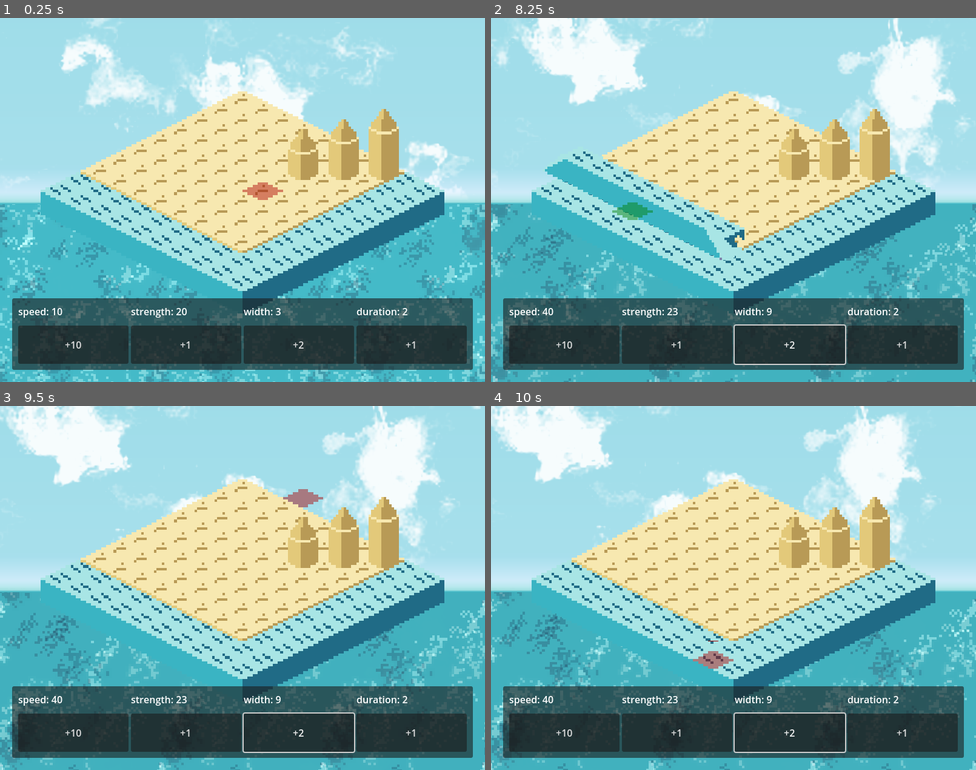
Above: before the commit, frames 1-4 (two rows, left to right).
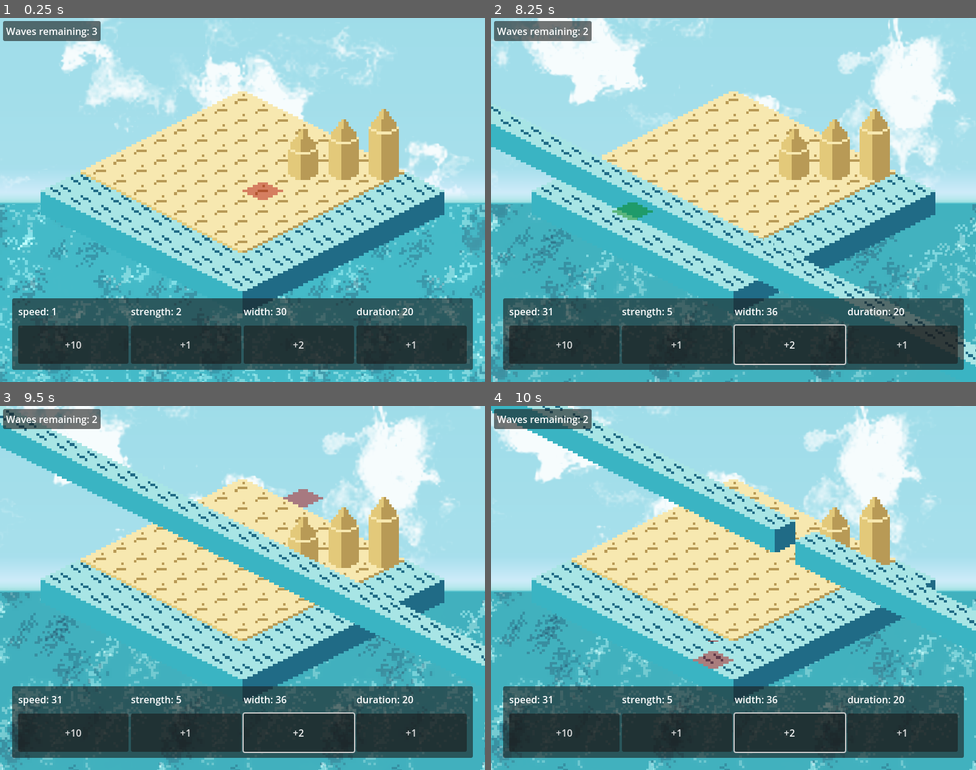
Above: after the commit, the same moments.

Repository: macmist/game-off-2025-waves
Game: Godot game, scene res://scene.tscn
Two runs of this game, one before a commit and one after it. Both use one fixed random seed, a clock stepped at 60 frames per second and the inputs below.
Inputs (mouse positions are in pixels of both pictures, inside the frame that each line leads up to):
- Up to frame 1 (0.25 s): no input
- Up to frame 2 (8.25 s): click "+10" at 0.5 s; click "+1" at 1.25 s; click "+2" at 2 s; click "+10" at 2.75 s; click "+1" at 3.5 s; click "+2" at 4.25 s; click "+10" at 5 s; click "+1" at 5.75 s; click "+2" at 6.5 s; move the mouse to (840, 181) at 7.27 s; click (840, 181) at 7.42 s; move the mouse to (636, 218) at 8.02 s; click (636, 218) at 8.17 s
- Up to frame 3 (9.5 s): move the mouse to (291, 507) at 8.77 s; click (291, 507) at 8.92 s
- Up to frame 4 (10 s): move the mouse to (709, 660) at 9.52 s; click (709, 660) at 9.67 s

The runs differ from the first frame. In frame 1, 1.2% of the frame differs, in the area x 0-86%, y 0-82%; in frame 2, 5.8%; in frame 3, 11%, in the area x 0-100%, y 0-82%; in frame 4, 9.2%.

Commit message:
chore: added properties to level.txt, added waves count, beginning of game over setting

Diff:
--- a/components/waves/Wave.tscn
+++ b/components/waves/Wave.tscn
@@ -2,7 +2,7 @@
 
 [ext_resource type="Script" path="res://wave.gd" id="1_qw8cp"]
 
-[node name="Wave" type="Node2D"]
+[node name="Wave" type="Node2D" groups=["Wave"]]
 z_index = 1
 z_as_relative = false
 y_sort_enabled = true
--- a/components/waves/wave_generator.gd
+++ b/components/waves/wave_generator.gd
@@ -71,7 +71,8 @@
 
 
 func _on_marker_tile_clicked(pos: Vector2, dir: DIRECTION) -> void:
-	print("received direction: ", dir)
-	start_position = pos
-	direction = dir
-	build_wave()
+	if Game.num_of_waves.current > 0:
+		start_position = pos
+		direction = dir
+		build_wave()
+		Game.num_of_waves.current -= 1
--- a/in_game_menu.gd
+++ b/in_game_menu.gd
@@ -1,6 +1,7 @@
 extends CanvasLayer
 
 @onready var bottom_menu: HBoxContainer = $"MarginContainer/PanelContainer/MarginContainer/Bottom Menu"
+@onready var waves_remaining: RichTextLabel = $"MarginContainer2/PanelContainer/MarginContainer/Waves Remaining"
 
 const TEXT_WITH_BUTTON = preload("res://text_with_button.tscn")
 
@@ -10,8 +11,7 @@
 	add_bottom_button("strength", 1, Game.strength)
 	add_bottom_button("width", 2, Game.width)
 	add_bottom_button("duration", 1, Game.duration)
-
-
+	Game.num_of_waves.changed.connect(edit_wave_text)
 
 func add_bottom_button(text: String, increment_value: int, value: EditableInt):
 	var button = TEXT_WITH_BUTTON.instantiate()
@@ -19,3 +19,8 @@
 	button.editable_value = value
 	button.button_increment = increment_value
 	bottom_menu.add_child(button)
+	edit_wave_text()
+
+
+func edit_wave_text():
+	waves_remaining.text = "Waves remaining: " + str(Game.num_of_waves.current)
--- a/in_game_menu.tscn
+++ b/in_game_menu.tscn
@@ -33,3 +33,38 @@
 layout_direction = 2
 layout_mode = 2
 size_flags_horizontal = 3
+
+[node name="MarginContainer2" type="MarginContainer" parent="."]
+layout_direction = 2
+offset_right = 21.0
+offset_bottom = 135.0
+size_flags_horizontal = 3
+size_flags_vertical = 3
+theme_override_constants/margin_left = 5
+theme_override_constants/margin_top = 5
+theme_override_constants/margin_right = 5
+theme_override_constants/margin_bottom = 5
+
+[node name="PanelContainer" type="PanelContainer" parent="MarginContainer2"]
+clip_contents = true
+layout_mode = 2
+size_flags_vertical = 0
+
+[node name="MarginContainer" type="MarginContainer" parent="MarginContainer2/PanelContainer"]
+clip_contents = true
+layout_mode = 2
+size_flags_vertical = 0
+theme_override_constants/margin_left = 5
+theme_override_constants/margin_top = 5
+theme_override_constants/margin_right = 5
+theme_override_constants/margin_bottom = 5
+
+[node name="Waves Remaining" type="RichTextLabel" parent="MarginContainer2/PanelContainer/MarginContainer"]
+clip_contents = false
+layout_direction = 2
+layout_mode = 2
+size_flags_vertical = 0
+text = "gdxgf"
+fit_content = true
+scroll_active = false
+autowrap_mode = 0
--- a/level_generator.gd
+++ b/level_generator.gd
@@ -17,6 +17,9 @@
 const TOWER = preload("res://components/towers/tower.tscn")
 func read_level(path: String) -> Dictionary:
 	var file = FileAccess.open(path, FileAccess.READ)
+	var num_of_waves = int(file.get_line())
+	var wave_config = file.get_line().split(' ')
+	var config = extract_wave_config(wave_config)
 	var size = file.get_line().split(' ')
 	var width = int(size[0])
 	var height = int(size[1])
@@ -26,7 +29,19 @@
 		tiles.append([])
 		for x in content:
 			tiles[y].append(int(x))
-	return {"width": width, "height": height, "tiles": tiles}
+	var res =  {"width": width, "height": height, "tiles": tiles, "num_of_waves": num_of_waves}
+	res.merge(config)
+	print(res)
+	return res
+
+func extract_wave_config(config: Array[String]) -> Dictionary:
+	if !config:
+		return {}
+	var speed = int(config[0])
+	var strength = int(config[1])
+	var width = int(config[2])
+	var duration = int(config[3])
+	return {"wave_speed": speed, "wave_strength" : strength, "wave_width": width, "wave_duration": duration}
 
 func generate_floor(dict: Dictionary):
 	if !dict.has("width") || !dict.has("height") || !dict.has("tiles"):
@@ -70,6 +85,20 @@
 	generate_floor(data)
 	center_and_zoom(data)
 	center_ocean(data)
+	set_level_data(data)
+
+
+func set_level_data(data: Dictionary):
+	if data.has("wave_speed"):
+		Game.speed.current = data.get("wave_speed")
+	if data.has("wave_strength"):
+		Game.strength.current = data.get("wave_strength")
+	if data.has("wave_duration"):
+		Game.duration.current = data.get("wave_duration")
+	if data.has("wave_width"):
+		Game.width.current = data.get("wave_width")
+	if data.has("num_of_waves"):
+		Game.num_of_waves.current = data.get("num_of_waves")
 
 
 func center_ocean(dict: Dictionary) -> void:
--- a/marker.gd
+++ b/marker.gd
@@ -17,7 +17,7 @@
 			modulate = Color(1, 0, 0)
 
 func _input(event: InputEvent) -> void:
-	if event is InputEventMouseButton and event.is_pressed() and event.button_index == MOUSE_BUTTON_LEFT && current_tile_type.contains("border"):
+	if event is InputEventMouseButton and event.is_pressed() and event.button_index == MOUSE_BUTTON_LEFT && current_tile_type.contains("border") and Game.num_of_waves.current > 0:
 		var direction = WaveGenerator.DIRECTION.NORTH_WEST if current_tile_type.contains("NW") else WaveGenerator.DIRECTION.NORTH_EAST
 		tile_clicked.emit(global_position + Vector2(2, -4), direction) # centering the tile
 
--- a/project.godot
+++ b/project.godot
@@ -25,6 +25,10 @@
 window/size/viewport_height=600
 window/size/resizable=false
 
+[global_group]
+
+Wave=""
+
 [rendering]
 
 renderer/rendering_method="gl_compatibility"
--- a/scripts/game.gd
+++ b/scripts/game.gd
@@ -4,3 +4,9 @@
 var strength: EditableInt = EditableInt.new(20)
 var width: EditableInt = EditableInt.new(3)
 var duration: EditableInt = EditableInt.new(2)
+var num_of_waves: EditableInt = EditableInt.new(3)
+
+
+func try_game_over():
+	if num_of_waves.current == 0 &&  get_tree().get_node_count_in_group("Wave") <= 1:
+		print("possibly game over")
--- a/text_with_button.gd
+++ b/text_with_button.gd
@@ -7,7 +7,6 @@
 @export var button_increment: int = 1
 @export var editable_value: EditableInt:
 	set(value):
-		print("changing value")
 		editable_value = value
 		editable_value.changed.connect(_update_displays)
 
--- a/wave.gd
+++ b/wave.gd
@@ -32,5 +32,5 @@
 
 
 func explode_and_quit():
-	# TODO: animate wave exploding
+	Game.try_game_over()
 	queue_free()
Not shown, changed: levels/level_0.txt
